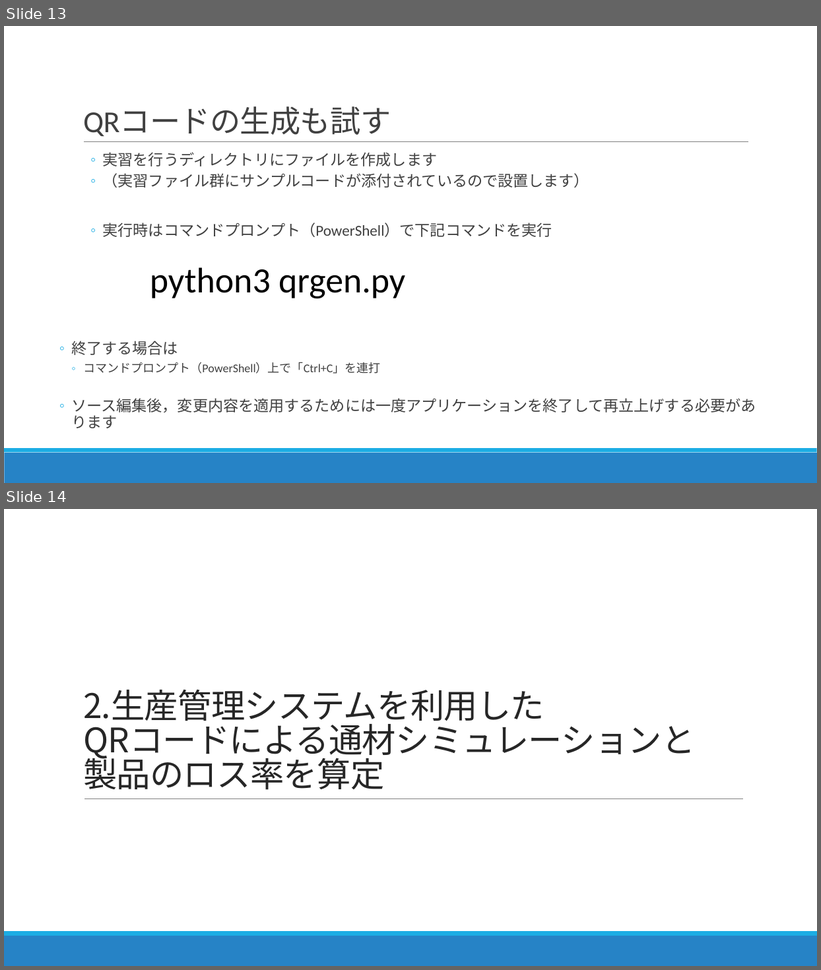
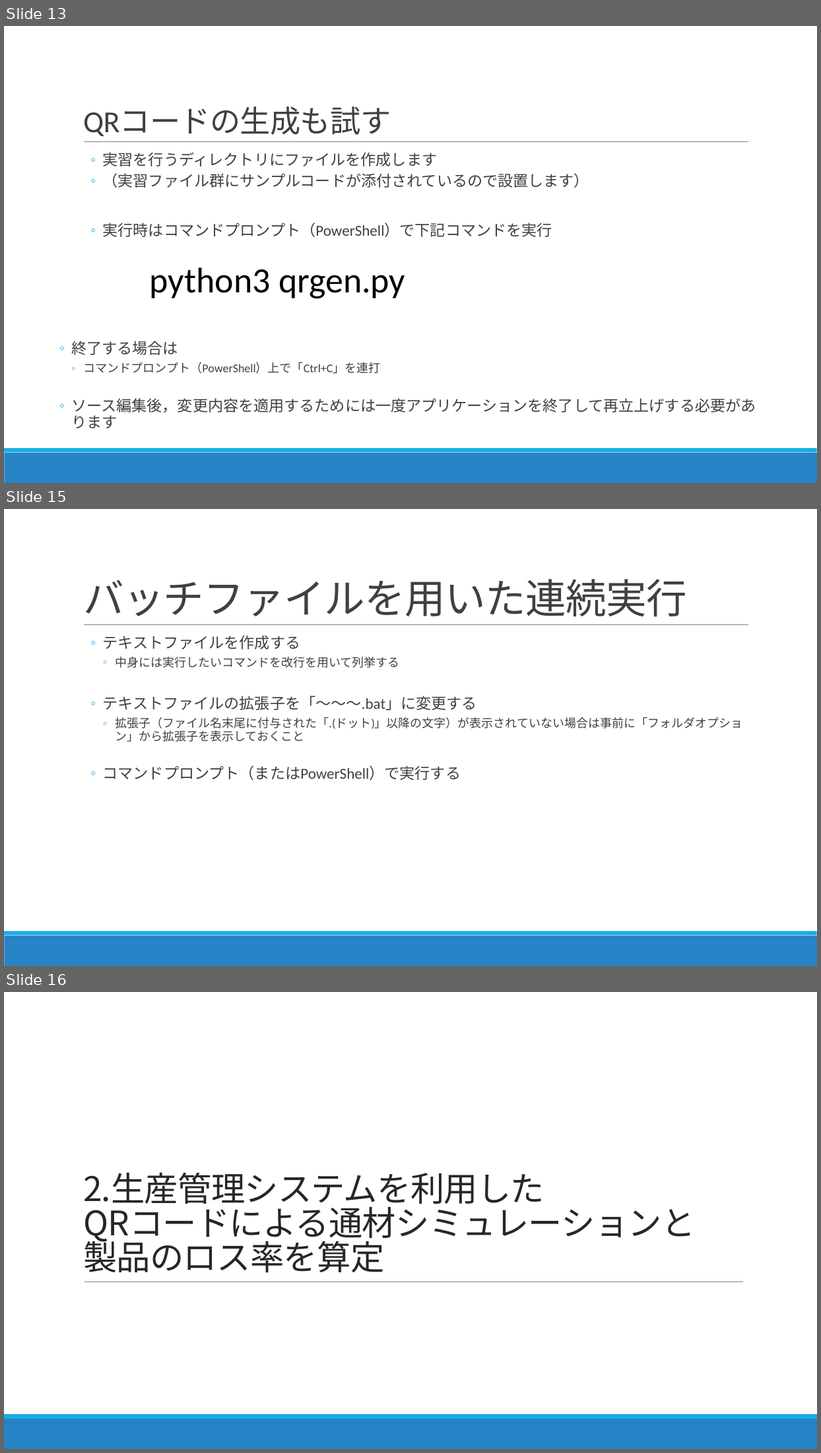
Before and after one commit to nc30mtd/noastec-smiottk, a slide deck: IoTセミナーテキスト.pptx. Shown one above the other, each under a label of ours: slides 13 and 14 before the commit, slides 13, 15 and 16 after it; the slides between them are not shown. The pictures are 821x970 and 821x1453 pixels, drawn with LibreOffice and Linux fonts; fonts in the diff are those of the drawing. Boxes give left, top, right and bottom in pixels: in the first picture for what was removed or moved away, otherwise in the second. Text is boxed around its words. In the diff, an @@ line names an element or a change of style, - is before the commit and + after.

```diff
--- a/IoTセミナーテキスト.pptx
+++ b/IoTセミナーテキスト.pptx
@@ slide 15 added at box(4, 509, 817, 966), background #FFFFFF; not listed: 3 template elements that a slide beside it also shows @@
@@ title added at box(83, 579, 687, 617), 48 pt, text #404040 @@
+バッチファイルを用いた連続実行
@@ text added at box(103, 635, 743, 780), 14 pt, text #404040 @@
+  ◦ テキストファイルを作成する
+    ◦ 中身には実行したいコマンドを改行を用いて列挙する
+  ◦ テキストファイルの拡張子を「～～～.bat」に変更する
+    ◦ 拡張子（ファイル名末尾に付与された「.(ドット)」以降の文字）が表示されていない場合は事前に「フォルダオプション」から拡張子を表示しておくこと
+  ◦ コマンドプロンプト（またはPowerShell）で実行する
@@ what was slide 14 is now slide 16 @@
```
Also in this commit, not shown: 1 other slide added, 2 other files.
